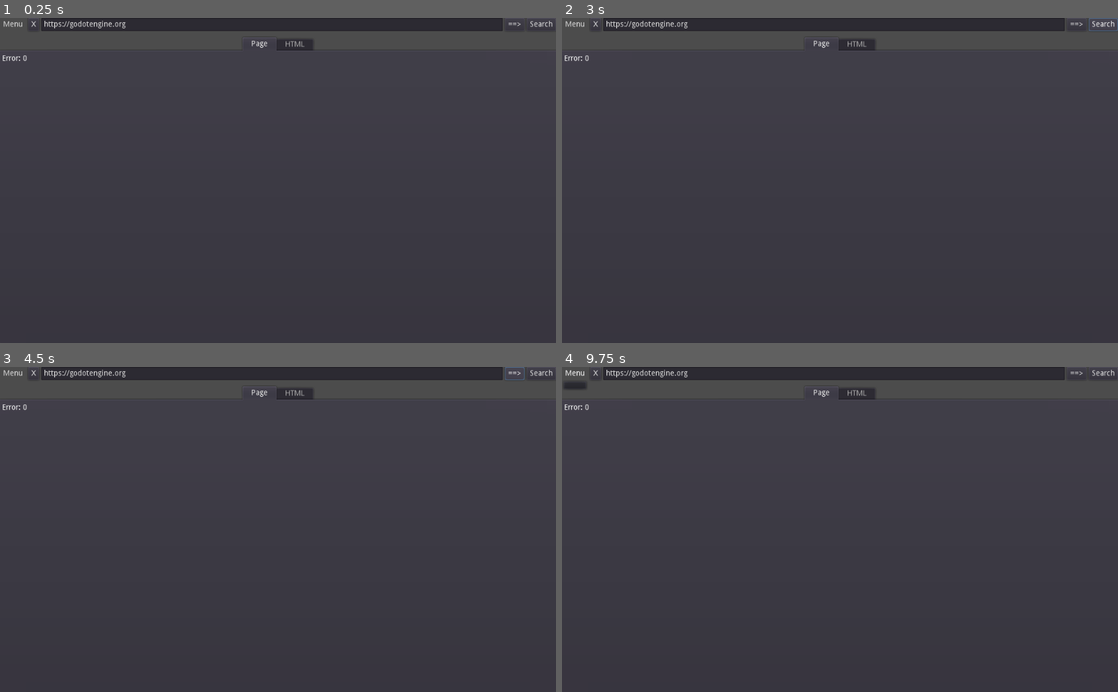
Above: before the commit, frames 1-4 (two rows, left to right).
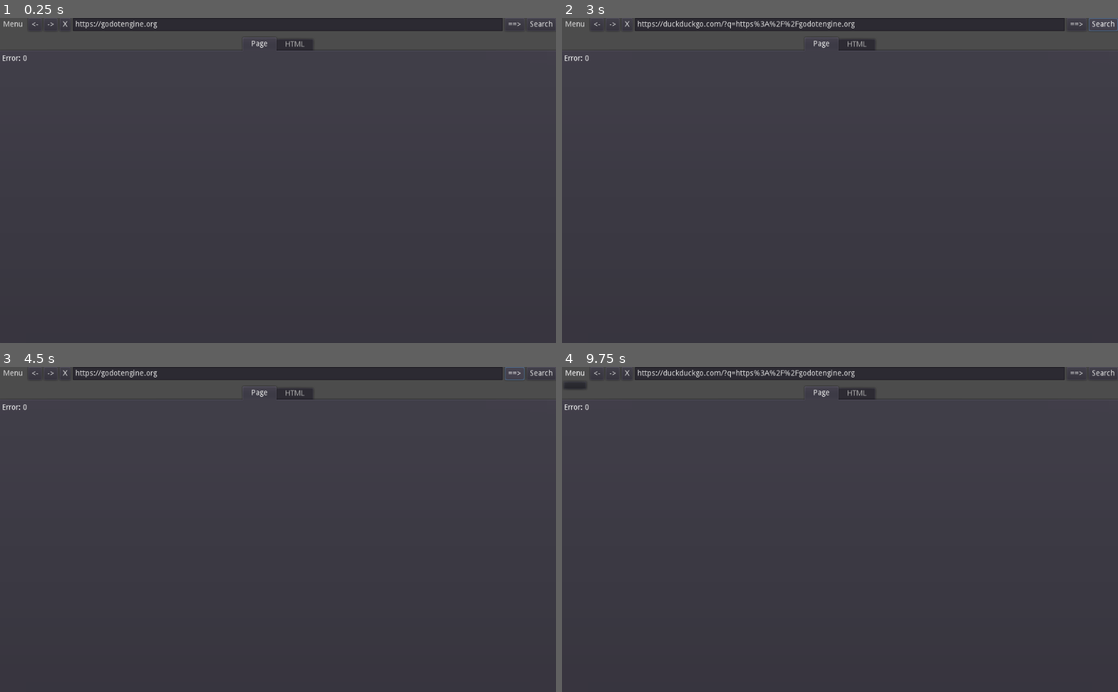
Above: after the commit, the same moments.

Repository: KaizNike/Lite-Web-Browser
Game: Godot game, scene res://src/App.tscn
Same seed, same stepped clock (60 frames per second), same inputs: the game is played once before the commit and once after it. The project has no main scene, so this scene is started directly.
Inputs (mouse positions are in pixels of both pictures, inside the frame that each line leads up to):
- Up to frame 1 (0.25 s): no input
- Up to frame 2 (3 s): click (595, 24) at 0.5 s, where only the run after the commit has a clickable "<-"; click "==>" at 1.25 s; click (612, 24) at 2 s, where only the run after the commit has a clickable "->"; click "Search" at 2.75 s
- Up to frame 3 (4.5 s): click (33, 373) at 3.5 s, where only the run after the commit has a clickable "<-"; click "==>" at 4.25 s
- Up to frame 4 (9.75 s): click (612, 373) at 5 s, where only the run after the commit has a clickable "->"; click "Search" at 5.75 s; click (595, 373) at 6.5 s, where only the run after the commit has a clickable "<-"; click "==>" at 7.25 s; click (612, 373) at 8 s, where only the run after the commit has a clickable "->"; click "Search" at 8.75 s; click "Menu" at 9.5 s

The runs differ from the first frame. In frame 1, 0.3% of the frame differs, in the area x 5-29%, y 0-5%; in frame 2, 0.5%, in the area x 5-53%, y 0-5%; in frame 3, 0.3%; in frame 4, 0.5%.

Commit message:
Back and Forth + Img Alts
2 New buttons plus <img alt> support

Diff:
--- a/KN Lite Web Browser/BingHelp.gd
+++ b/KN Lite Web Browser/BingHelp.gd
@@ -39,5 +39,16 @@
 						start_index = end_tag_index + end_tag.length()
 						continue
 					pass
+				elif tag.begins_with("img "):
+					var alt_index = tag.find("alt=")
+					if alt_index != -1:
+						alt_index += 4
+						var quote_char = tag[ alt_index ]
+						var end_quote_index = tag.find(quote_char, alt_index + 1)
+						if end_quote_index != -1:
+							var text = tag.substr(alt_index + 1, end_quote_index - alt_index - 1)
+							result["text"] += text
+
+					pass
 				start_index = close_tag_index + 1
 	return result
--- a/KN Lite Web Browser/src/App.gd
+++ b/KN Lite Web Browser/src/App.gd
@@ -1,6 +1,7 @@
 extends Node
 
-
+var paths = []
+var pathIndex = 0
 # Declare member variables here. Examples:
 # var a = 2
 # var b = "text"
@@ -8,7 +9,8 @@
 
 # Called when the node enters the scene tree for the first time.
 func _ready():
-	var error = $HTTPRequest.request("https://godotengine.org")
+	paths.append("https://godotengine.org")
+	var error = $HTTPRequest.request(paths[pathIndex])
 	$UI/VSplitContainer/HBoxContainer/LineEdit.text = "https://godotengine.org"
 	print(error)
 	pass # Replace with function body.
@@ -29,11 +31,14 @@
 	if response_code != 200:
 		$UI/VSplitContainer/TabContainer/Page.text = "Error: " + str(response_code)
 		$UI/VSplitContainer/TabContainer/HTML.text = "Error: " + str(response_code)
+		print(response_code)
 	else:
 		var html = body.get_string_from_utf8()
 		$UI/VSplitContainer/TabContainer/HTML.text = html
 		var search = $BingHelp.extract_text_and_links(html)
 		$UI/VSplitContainer/TabContainer/Page.text = str(search)
+		print("Loaded")
+		pathIndex += 1
 #		html = "<p>This is some text</p> aaa <p>This is some other text</p>"
 #		var regex = RegEx.new()
 #		var error = regex.compile("<p>(.*?)</p>")
@@ -54,6 +59,9 @@
 	if request != OK:
 		$UI/VSplitContainer/TabContainer/Page.text = "Error: " + str(request)
 		$UI/VSplitContainer/TabContainer/HTML.text = "Error: " + str(request)
+		print(request)
+	paths.append(new_text)
+
 	pass # Replace with function body.
 
 
@@ -63,9 +71,28 @@
 
 func _on_Button3_pressed():
 	print("Searching with DDG! Quack.")
-	_on_LineEdit_text_entered("https://duckduckgo.com/?q=" + $UI/VSplitContainer/HBoxContainer/LineEdit.text.percent_encode())
+	var query = $UI/VSplitContainer/HBoxContainer/LineEdit.text.http_escape()
+	var search_term = "https://duckduckgo.com/?q=" + query# percent_encode()
+#	var search_term = "https://api.duckduckgo.com/?q=" + query + "&format=html"
+#	paths.append(search_term)
+	$UI/VSplitContainer/HBoxContainer/LineEdit.text = search_term
+	_on_LineEdit_text_entered(search_term)
 
 
 func _on_Button4_pressed():
 	$HTTPRequest.cancel_request()
 	pass # Replace with function body.
+
+# Back
+func _on_Button5_pressed():
+	if pathIndex != 0:
+		pathIndex -= 1
+		$UI/VSplitContainer/HBoxContainer/LineEdit.text = paths[pathIndex]
+	pass # Replace with function body.
+
+# Foward
+func _on_Button6_pressed():
+	if pathIndex != paths.size() - 1:
+		pathIndex += 1
+		$UI/VSplitContainer/HBoxContainer/LineEdit.text = paths[pathIndex]
+	pass # Replace with function body.
--- a/KN Lite Web Browser/src/App.tscn
+++ b/KN Lite Web Browser/src/App.tscn
@@ -37,15 +37,29 @@
 shortcut = SubResource( 2 )
 text = "F5"
 
+[node name="Button5" type="Button" parent="UI/VSplitContainer/HBoxContainer"]
+margin_left = 52.0
+margin_right = 77.0
+margin_bottom = 24.0
+shortcut = SubResource( 2 )
+text = "<-"
+
+[node name="Button6" type="Button" parent="UI/VSplitContainer/HBoxContainer"]
+margin_left = 81.0
+margin_right = 106.0
+margin_bottom = 24.0
+shortcut = SubResource( 2 )
+text = "->"
+
 [node name="Button4" type="Button" parent="UI/VSplitContainer/HBoxContainer"]
-margin_left = 52.0
-margin_right = 72.0
+margin_left = 110.0
+margin_right = 130.0
 margin_bottom = 24.0
 shortcut = SubResource( 2 )
 text = "X"
 
 [node name="LineEdit" type="LineEdit" parent="UI/VSplitContainer/HBoxContainer"]
-margin_left = 76.0
+margin_left = 134.0
 margin_right = 926.0
 margin_bottom = 24.0
 size_flags_horizontal = 3
@@ -93,6 +107,12 @@
 
 [node name="BingHelp" parent="." instance=ExtResource( 2 )]
 
+[node name="Popup" type="Popup" parent="."]
+margin_right = 40.0
+margin_bottom = 40.0
+
+[connection signal="pressed" from="UI/VSplitContainer/HBoxContainer/Button5" to="." method="_on_Button5_pressed"]
+[connection signal="pressed" from="UI/VSplitContainer/HBoxContainer/Button6" to="." method="_on_Button6_pressed"]
 [connection signal="pressed" from="UI/VSplitContainer/HBoxContainer/Button4" to="." method="_on_Button4_pressed"]
 [connection signal="text_entered" from="UI/VSplitContainer/HBoxContainer/LineEdit" to="." method="_on_LineEdit_text_entered"]
 [connection signal="pressed" from="UI/VSplitContainer/HBoxContainer/Button" to="." method="_on_Button_pressed"]
